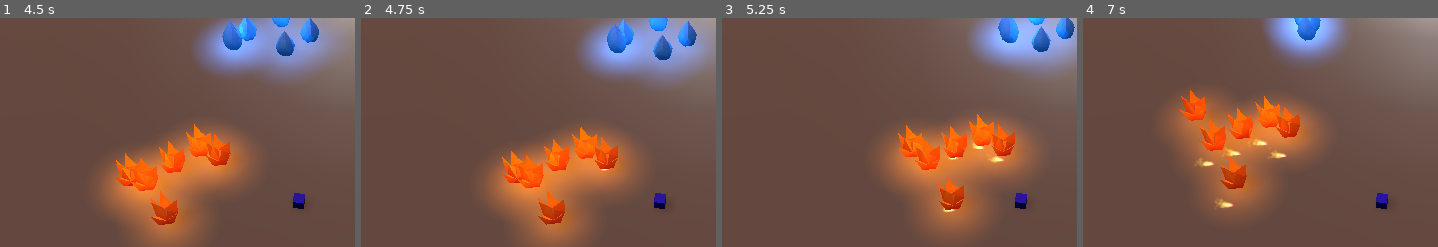
Above: before the commit, frames 1-4 (left to right).
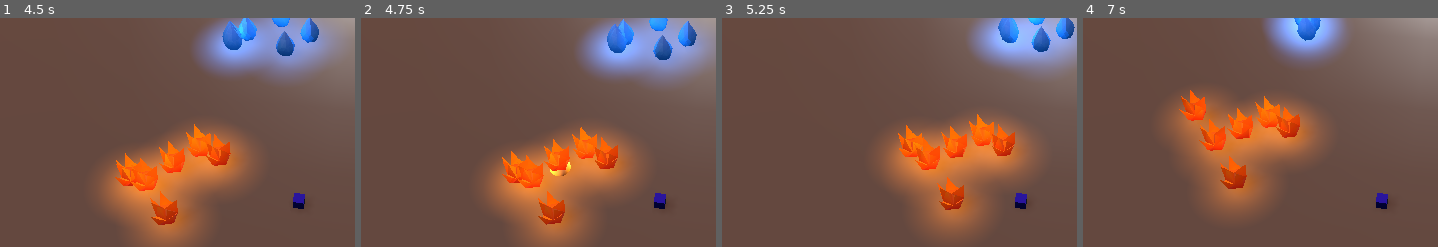
Above: after the commit, the same moments.

Repository: GameDrivenDesign/TurnSides
Game: Godot game, scene res://Game.tscn
Two runs of this game, one before a commit and one after it. Both use one fixed random seed, a clock stepped at 60 frames per second and the inputs below.
Inputs:
- Up to frame 1 (4.5 s): tap Enter (ui_accept) at 0.5, 0.77, 1.52, 3.02, 3.77 s; hold Right (ui_right) 0.53-1.28 s; hold Down (ui_down) 1.28-2.03 s; hold Right (ui_right) 2.03-2.78 s; hold Up (ui_up) 2.78-3.53 s; hold Left (ui_left) from 3.53 s (still down)
- Up to frame 2 (4.75 s): keep holding Left (ui_left); tap Enter (ui_accept) at 4.52 s
- Up to frame 3 (5.25 s): release Left (ui_left) at 5.03 s; hold Down (ui_down) from 5.03 s (still down)
- Up to frame 4 (7 s): release Down (ui_down) at 5.78 s; hold Right (ui_right) 5.78-6.53 s; tap Enter (ui_accept) at 6.02, 6.77 s; hold Up (ui_up) from 6.53 s (still down)
The pictures show only the part of the screen within x 2-52%, y 11-61%; the shares and areas given below are measured in that part.

Frame 1 is identical in both runs. In frame 2, 0.1% of the frame differs, in the area x 53-70%, y 62-69%; in frame 3, 0.2%; in frame 4, 0.5%, in the area x 31-58%, y 52-83%.

Commit message:
improve projectile handling

Diff:
--- a/Elemental.gd
+++ b/Elemental.gd
@@ -30,6 +30,9 @@
 func isHostileTowards(node):
 	pass
 
+func my_group_name():
+	pass
+
 func _process(delta):
 	walkToTarget(delta)
 	if(state == elementalState.aggressive):
@@ -52,10 +55,10 @@
 	#if(direction.length() <= attackRange):
 	#	enemyList[0].takeDamage(strength * delta)
 	if weapon_cooldown <= 0:
-		print("HIT EM")
 		var projectile = preload("res://Projectile.tscn").instance()
-		projectile.translation = translation
-		#projectile.add_collision_exception_with(self)
+		projectile.shoot_at(translation,# + Vector3(0, 1, 0),
+			enemyList[0].translation + Vector3(0, 1, 0),
+			my_group_name())
 		get_parent().add_child(projectile)
 		weapon_cooldown = WEAPON_COOLDOWN_TIME
 
--- a/FireElemental.gd
+++ b/FireElemental.gd
@@ -15,6 +15,9 @@
 	else:
 		return false
 
+func my_group_name():
+	return "FireElemental"
+
 #func _process(delta):
 #	# Called every frame. Delta is time since last frame.
 #	# Update game logic here.
--- a/Projectile.gd
+++ b/Projectile.gd
@@ -5,7 +5,7 @@
 # var b = "textvar"
 const FIRE_GROUP = "FireElemental"
 const WATER_GROUP = "WaterElemental"
-const SPEED = 1
+const SPEED = 10
 var damage = 20
 var my_group
 
@@ -15,14 +15,15 @@
 	pass
 
 func _physics_process(delta):
-	translate_object_local(delta * Vector3(0, 0, SPEED))
+	translate(delta * Vector3(0, 0, SPEED))
 
-func shoot_at(position, from_group):
+func shoot_at(from_position, to_position, from_group):
 	my_group = from_group
-	look_at(position, Vector3(0, 1, 0))
+	translation = from_position
+	#look_at_from_position(from_position, to_position, Vector3(0, 1, 0))
 
 func _on_Projectile_body_entered(body):
 	if ((body.is_in_group(FIRE_GROUP) and my_group) or
 		(body.is_in_group(WATER_GROUP) and my_group)):
-		body.take_damage(damage)
+		body.takeDamage(damage)
 		queue_free()
--- a/Projectile.tscn
+++ b/Projectile.tscn
@@ -130,6 +130,14 @@
 material = SubResource( 7 )
 size = Vector2( 1, 1 )
 
+[sub_resource type="SphereMesh" id=9]
+
+radius = 1.0
+height = 2.0
+radial_segments = 64
+rings = 32
+is_hemisphere = false
+
 [node name="Projectile" type="Area" index="0"]
 
 input_ray_pickable = false
@@ -189,4 +197,19 @@
 draw_pass_1 = SubResource( 8 )
 _sections_unfolded = [ "Draw Passes", "Process Material", "Transform" ]
 
+[node name="MeshInstance" type="MeshInstance" parent="." index="2"]
+
+layers = 1
+material_override = null
+cast_shadow = 1
+extra_cull_margin = 0.0
+use_in_baked_light = false
+lod_min_distance = 0.0
+lod_min_hysteresis = 0.0
+lod_max_distance = 0.0
+lod_max_hysteresis = 0.0
+mesh = SubResource( 9 )
+skeleton = NodePath("..")
+material/0 = null
+
 [connection signal="body_entered" from="." to="." method="_on_Projectile_body_entered"]
--- a/WaterElemental.gd
+++ b/WaterElemental.gd
@@ -15,6 +15,9 @@
 	else:
 		return false
 
+func my_group_name():
+	return "WaterElemental"
+
 #func _process(delta):
 #	# Called every frame. Delta is time since last frame.
 #	# Update game logic here.
Not shown: 1 places in Projectile.tscn that only renumber resources
Not shown, changed: assets/fire_elemental.dae.import
Not shown, changed: assets/water_elemental.dae.import
